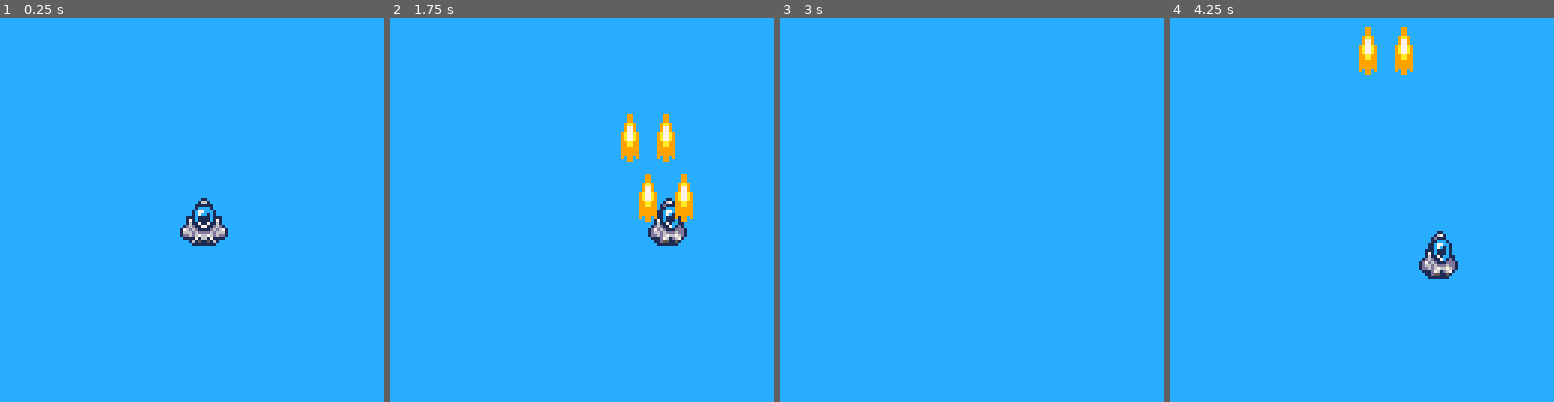
Above: before the commit, frames 1-4 (left to right).
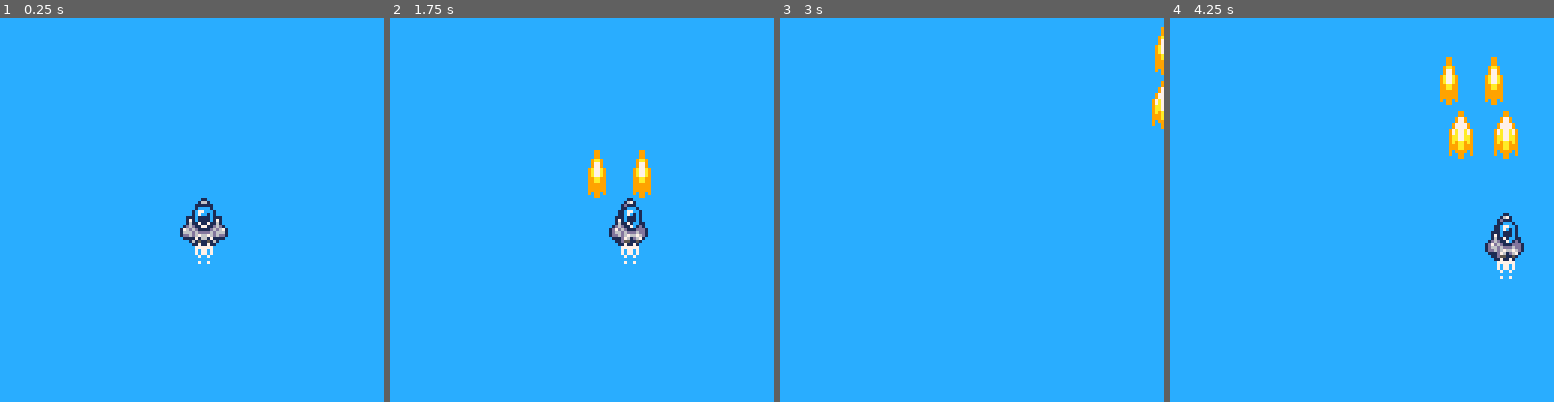
Above: after the commit, the same moments.

Repository: theRenard/move-and-fire
Game: PICO-8 cartridge advanced-shmup.p8
The game is run twice, just before and just after one commit, with the same random seed, the same clock (stepped at 60 frames per second) and the same inputs.
Inputs:
- Up to frame 1 (0.25 s): no input
- Up to frame 2 (1.75 s): tap O (Z key) at 0.7, 1.7 s; hold Right from 1.6 s (still down)
- Up to frame 3 (3 s): release Right at 2.1 s; tap O (Z key) at 2.1, 2.5, 2.9 s; hold Up 2.15-2.42 s; hold Right from 2.47 s (still down)
- Up to frame 4 (4.25 s): release Right at 3.03 s; hold Left 3.08-3.58 s; tap O (Z key) at 3.3, 3.7, 4.1 s; hold Down 3.63-3.97 s; hold Right from 4.02 s (still down)

The runs differ from the first frame. In frame 1, 0.1% of the frame differs, in the area x 50-56%, y 58-65%; in frame 2, 4.0%; in frame 3, 0.5%; in frame 4, 4.5%, in the area x 49-93%, y 2-68%.

Commit message:
Refactor ship and shot mechanics; adjust frame handling, speed, and drawing logic

Diff:
--- a/lua/entities/ship.lua
+++ b/lua/entities/ship.lua
@@ -2,7 +2,7 @@
 engine = entity:extend({
 	x = 0,
 	y = 0,
-	frames = { 12, 13, 14 },
+	frames = { 12, 13, 14, 13 },
 	frame = 0,
 
 	setPos = function(_ENV, _x, _y)
@@ -11,7 +11,7 @@
 	end,
 
 	update = function(_ENV)
-		local f = ((t() * 10) \ 1 % 3) + 1
+		local f = ((t() * 60) \ 3 % 4) + 1
 		frame = frames[f]
 
 		-- spawn dust each 3/10 sec
@@ -25,8 +25,8 @@
 	end,
 
 	draw = function(_ENV)
-		-- spr(frame, x + 2, y + 16)
-		-- spr(frame, x + 6, y + 16, 1, 1, true)
+		spr(frame, x + 3, y + 15)
+		spr(frame, x + 5, y + 15, 1, 1, true)
 	end
 })
 
@@ -40,7 +40,7 @@
 
 	dx = 0,
 	dy = 0,
-	spd = 2.8,
+	spd = 1.4,
 
 	frames = { 1, 3, 5, 7, 9 },
 	frame = 0,
@@ -53,20 +53,22 @@
 		-- add(shots, {x=x+3, y=y-2})
 		if shotTemp == 0 then
 			shot({
-				x = x,
+				x = x - 3,
 				y = y + 2,
-				frames = {32, 33, 34},
+				frames = { 32, 33, 34 },
 				sh = 2,
-				spd = 10
+				spd = 6,
+				si = t() * 60 \ 10 % 3
 			})
 			shot({
 				x = x + 12,
 				y = y + 2,
-				frames = {32, 33, 34},
+				frames = { 32, 33, 34 },
 				sh = 2,
-				spd = 10
+				spd = 6,
+				si = t() * 60 \ 10 % 3
 			})
-			shotTemp = 2
+			shotTemp = 3
 		end
 	end,
 
@@ -87,7 +89,6 @@
 
 			x += sx
 			y += sy
-
 		end
 
 		xx = flr(x) + 0.5
@@ -108,6 +109,7 @@
 	end,
 
 	draw = function(_ENV)
+		add(entity.pool, del(entity.pool, _engine))
 		spr(frames[flr(frame * 2.4 + 3.5)], xx, yy, 2, 2)
 	end
 })
--- a/lua/entities/shot.lua
+++ b/lua/entities/shot.lua
@@ -10,12 +10,15 @@
 
   frames = { 11 },
   frame = 0,
+  si = 1,
 
   update = function(_ENV)
     y -= spd
+    si += .5
 
-		local f = (t() * 60 \ 10 % #frames) + 1
-		frame = frames[f]
+    if si > #frames then
+      si = 1
+    end
 
     if y < 0 then
       destroy(_ENV)
@@ -23,6 +26,6 @@
   end,
 
   draw = function(_ENV)
-    spr(frame, x, y, 1, sh)
+    spr(frames[flr(si)], x, y, 1, sh)
   end
 })
--- a/lua/scenes/game.lua
+++ b/lua/scenes/game.lua
@@ -1,14 +1,3 @@
--- TODO:
--- 1. movement
--- 2. animations
--- 3.- wall collision
--- 4. object interaction
--- 5. message system
--- 6. combat system
--- 7. fog of war
--- 8. pathfinding
--- 9. throw
-
 game_scene = scene:extend({
   w = 32,
   h = 32,
@@ -36,7 +25,7 @@
 
   draw = function(_ENV)
     -- cls(2)
-    -- add(entity.pool, del(entity.pool, player))
+    -- add(entity.pool, del(entity.pool, _ship))
     entity:each("draw")
   end
 })
